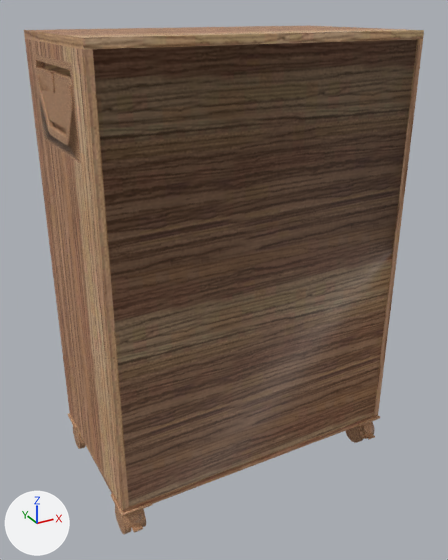
Before and after pictures for a commit that changed the FBX model Assets/Meshes/Flexline/personal_cabinet_79_4_drawers_bracketfinala.fbx.
Rendered twice from a 50 mm lens placed at (0.375, 0.486, 1.195), pointed at (1.108, 1.819, 0.528). Every picture has the same lights, and +X, +Y and +Z are marked at lower left. Where no turn or scale is listed for an object, it has been applied to the vertices. Vertices at the same position are counted once.

Script lines for the objects in view, before the commit:
```python
me_mesh = bpy.data.meshes.new('Mesh')
me_mesh.from_pydata(...)  # 3198 vertices, 6189 faces; spans x 0.706..1.512, y 1.584..2.056, z -0.005..1.101
me_mesh.materials.append(mat_phong2)
me_mesh_001 = bpy.data.meshes.new('Mesh.001')
me_mesh_001.from_pydata(...)  # 110 vertices, 183 faces; spans x 0.712..1.506, y 1.6..2.05, z 0.082..1.148
me_mesh_001.materials.append(mat_phong2)
ob_drewno_mesh4 = bpy.data.objects.new('drewno_mesh4', me_mesh_001)
ob_drewno_mesh4.location = (0.0, 0.0, 0.0)
ob_plastic_mesh = bpy.data.objects.new('plastic_mesh', me_mesh)
ob_plastic_mesh.location = (0.0, 0.0, 0.0)
```
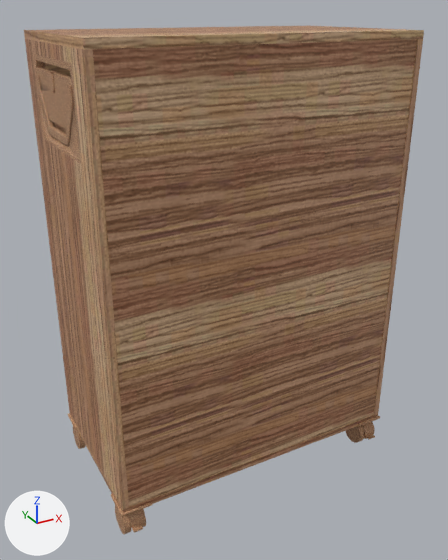
Where the change shows, as pixel boxes [x1, y1, x2, y2] in the pictures (448 x 560 px):
part 1 of me_mesh, added: after [358, 422, 374, 442]
part 2 of me_mesh_001, shading changed: [24, 26, 424, 512] in both

The change, as a diff of the scene's bpy script:
```diff
--- a/Assets/Meshes/Flexline/personal_cabinet_79_4_drawers_bracketfinala.fbx.py
+++ b/Assets/Meshes/Flexline/personal_cabinet_79_4_drawers_bracketfinala.fbx.py
@@ me_mesh_001 @@
 me_mesh_001.from_pydata(...)  # 110 vertices, 183 faces; spans x 0.712..1.506, y 1.6..2.05, z 0.082..1.148
 # used by ob_drewno_mesh4; location = (0.0, 0.0, 0.0)
+# me_mesh_001 part 2: edges marked sharp go from 159 to 285
 me_mesh_001.materials.append(mat_phong2)
@@ me_mesh @@
 # used by ob_plastic_mesh; location = (0.0, 0.0, 0.0)
-me_mesh.from_pydata(...)  # 3198 vertices, 6189 faces; spans x 0.706..1.512, y 1.584..2.056, z -0.005..1.101
+me_mesh.from_pydata(...)  # 3650 vertices, 3884 faces; spans x 0.706..1.512, y 1.584..2.056, z -0.005..1.101
+# me_mesh part 1: 84 vertices added at x 1.463..1.489, y 1.604..1.676, z -0.005..0.066
 me_mesh.materials.append(mat_phong2)
```
